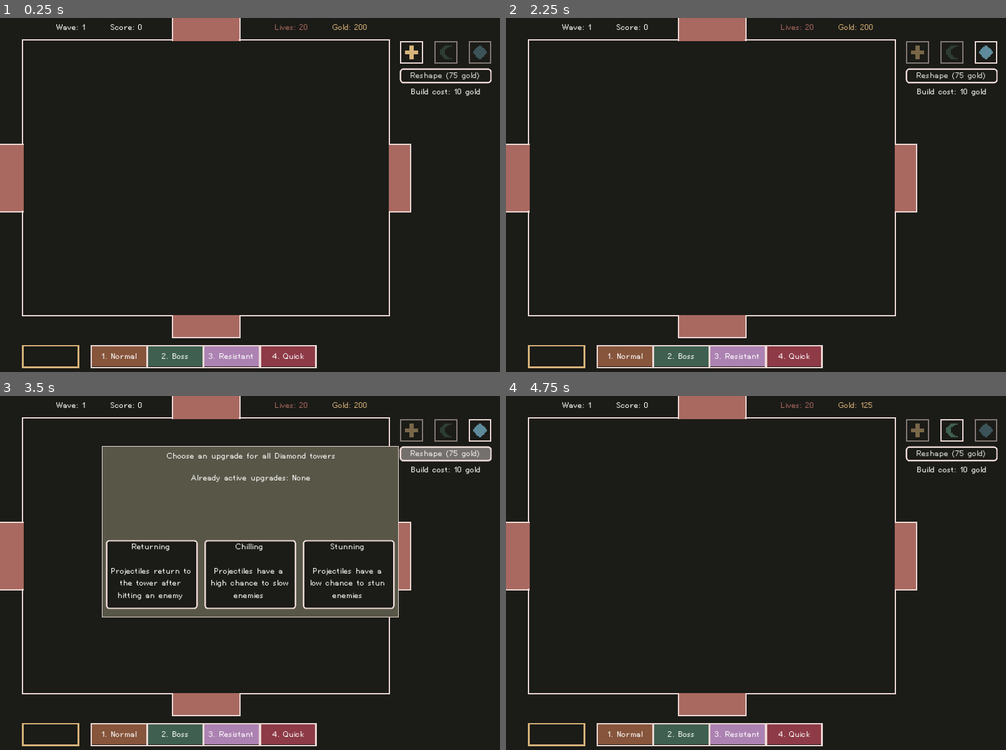
Above: before the commit, frames 1-4 (two rows, left to right).
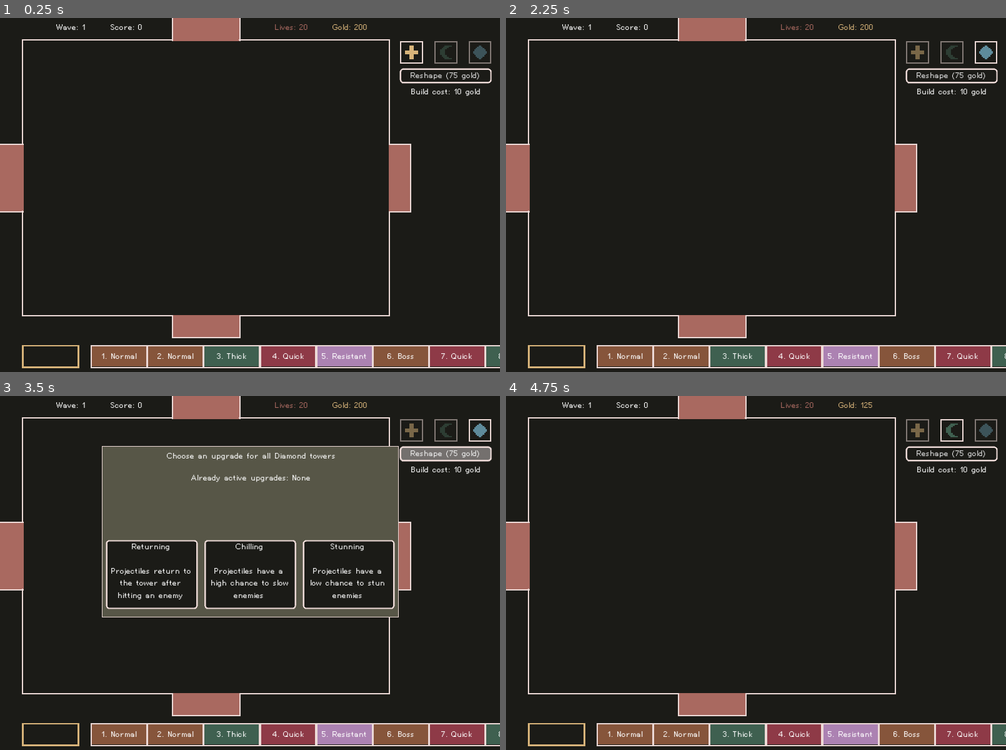
Above: after the commit, the same moments.

Repository: nolenroyalty/ReShape-TD
Game: Godot game, scene res://Main.tscn
Same seed, same stepped clock (60 frames per second), same inputs: the game is played once before the commit and once after it.
Inputs (mouse positions are in pixels of both pictures, inside the frame that each line leads up to):
- Up to frame 1 (0.25 s): no input
- Up to frame 2 (2.25 s): click (951, 53) at 0.5 s; click (916, 53) at 1.25 s; click (986, 53) at 2 s
- Up to frame 3 (3.5 s): click "Reshape (75 gold)" at 2.75 s
- Up to frame 4 (4.75 s): click "Chilling Projectiles have a h…" at 3.5 s; click (951, 431) at 4.25 s

The runs differ from the first frame. In frame 1, 3.6% of the frame differs, in the area x 29-100%, y 92-99%; in frame 2, 3.6%; in frame 3, 3.6%; in frame 4, 3.6%.

Commit message:
oh my god we have a video game

Diff:
--- a/Main.gd
+++ b/Main.gd
@@ -6,6 +6,7 @@
 onready var battlefield = $Battlefield
 onready var upgrade_selector = $ReshapeUpgradeSelector
 onready var individual_viewer = $IndividualViewer
+onready var wave_display = $WaveDisplay
 
 enum S { RUNNING, IN_MENU }
 
@@ -70,6 +71,8 @@
 	upgrade_selector.set_shape(shape)
 	battlefield.set_shape(shape)
 
+
+var started = false
 func handle_keypress__running(_delta):
 	if Input.is_action_just_pressed("select_tower_1"):
 		set_shape(C.SHAPE.CROSS)
@@ -77,6 +80,12 @@
 		set_shape(C.SHAPE.CRESCENT)
 	if Input.is_action_just_pressed("select_tower_3"):
 		set_shape(C.SHAPE.DIAMOND)
+	if Input.is_action_just_pressed("send_wave"):
+		if not started:
+			wave_display.start()
+			started = true
+		else:
+			wave_display.advance_immediately()
 	if State.debug and Input.is_action_just_pressed("DEBUG_GIVE_GOLD"):
 		State.add_gold(1000)
 
@@ -85,6 +94,16 @@
 		S.RUNNING: handle_keypress__running(delta)
 		S.IN_MENU: pass
 
+func handle_wave_started(number, kind, is_boss):
+	var level = (number / 5) + 1
+	battlefield.spawn_wave(kind, level, is_boss)
+
+func handle_final_wave_sent():
+	assert(true == false, "TODO: handle final wave sent")
+
+func handle_timer_updated(time):
+	pass
+
 # Called when the node enters the scene tree for the first time.
 func _ready():
 	set_shape(C.SHAPE.CROSS)
@@ -92,4 +111,8 @@
 	upgrade_selector.connect("selected", self, "set_shape")
 	battlefield.connect("selected_tower", self, "show_individual_tower")
 	battlefield.connect("selected_creep", self, "show_individual_creep")
+	wave_display.connect("wave_started", self, "handle_wave_started")
+	wave_display.connect("final_wave_sent", self, "handle_final_wave_sent")
+	wave_display.connect("timer_updated", self, "handle_timer_updated")
+
 	VisualServer.set_default_clear_color(C.BLACK)
--- a/battlefield/Battlefield.gd
+++ b/battlefield/Battlefield.gd
@@ -167,6 +167,27 @@
 	for _i in range(count):
 		spawn_queue.append([creep, level])
 
+func spawn_wave(kind, level, is_boss):
+	var count = 5
+	if is_boss: count = 1
+	var CreepClass = null
+
+	match kind:
+		C.CREEP_KIND.NORMAL:
+			if is_boss: CreepClass = NormalBoss
+			else: CreepClass = Normal
+		C.CREEP_KIND.THICK:
+			if is_boss: CreepClass = ThickBoss
+			else: CreepClass = Thick
+		C.CREEP_KIND.QUICK:
+			if is_boss: CreepClass = QuickBoss
+			else: CreepClass = Quick
+		C.CREEP_KIND.RESISTANT:
+			if is_boss: CreepClass = ResistBoss
+			else: CreepClass = Resist
+
+	add_to_spawn_queue(CreepClass, count, level)
+
 func handle_keypresses__playing(_delta):
 	if Input.is_action_just_pressed("DEBUG_SPAWN_WAVES"):
 		add_to_spawn_queue(QuickBoss, 1, 2)
--- a/project.godot
+++ b/project.godot
@@ -104,6 +104,11 @@
 "events": [ Object(InputEventKey,"resource_local_to_scene":false,"resource_name":"","device":0,"alt":false,"shift":false,"control":false,"meta":false,"command":false,"pressed":false,"scancode":51,"physical_scancode":0,"unicode":0,"echo":false,"script":null)
  ]
 }
+send_wave={
+"deadzone": 0.5,
+"events": [ Object(InputEventKey,"resource_local_to_scene":false,"resource_name":"","device":0,"alt":false,"shift":false,"control":false,"meta":false,"command":false,"pressed":false,"scancode":78,"physical_scancode":0,"unicode":0,"echo":false,"script":null)
+ ]
+}
 DEBUG_REFRESH_RANGE={
 "deadzone": 0.5,
 "events": [ Object(InputEventKey,"resource_local_to_scene":false,"resource_name":"","device":0,"alt":false,"shift":false,"control":false,"meta":false,"command":false,"pressed":false,"scancode":88,"physical_scancode":0,"unicode":0,"echo":false,"script":null)
@@ -136,7 +141,7 @@
 }
 DEBUG_ADVANCE={
 "deadzone": 0.5,
-"events": [ Object(InputEventKey,"resource_local_to_scene":false,"resource_name":"","device":0,"alt":false,"shift":false,"control":false,"meta":false,"command":false,"pressed":false,"scancode":78,"physical_scancode":0,"unicode":0,"echo":false,"script":null)
+"events": [ Object(InputEventKey,"resource_local_to_scene":false,"resource_name":"","device":0,"alt":false,"shift":false,"control":true,"meta":false,"command":true,"pressed":false,"scancode":47,"physical_scancode":0,"unicode":0,"echo":false,"script":null)
  ]
 }
 DEBUG_START={
--- a/ui/WaveCard.gd
+++ b/ui/WaveCard.gd
@@ -21,7 +21,6 @@
 			C.CREEP_KIND.RESISTANT: label.text = prefix + "Resistant"
 
 func init(kind, number, is_boss):
-	print("init %s %d" % [self, number])
 	set_color(kind)
 	set_text(kind, number, is_boss)
 
--- a/ui/WaveDisplay.gd
+++ b/ui/WaveDisplay.gd
@@ -1,7 +1,7 @@
 extends Node2D
 
 signal final_wave_sent
-signal wave_started(kind, is_boss)
+signal wave_started(number, kind, is_boss)
 signal timer_updated(amount)
 
 const FULL_TIMER = 25
@@ -14,6 +14,7 @@
 var timer_amount = FULL_TIMER
 var wave_number = 0
 var waves = []
+var bonus_from_wave_skipping = 0
 
 func final_offset_for_this_wave():
 	# Cards have 1 px of overlap
@@ -23,7 +24,7 @@
 	var wave = waves[number]
 	print("Wave %s started (kind: %s)" % [number, C.creep_name(wave[0])])
 
-	emit_signal("wave_started", wave[0], wave[1])
+	emit_signal("wave_started", number, wave[0], wave[1])
 	if wave_number + 1 >= len(waves):
 		emit_signal("final_wave_sent")
 
@@ -38,6 +39,11 @@
 	emit_signal("timer_updated", timer_amount)
 
 func advance_immediately():
+	if wave_number != 0:
+		var bonus = timer_amount * 3
+		bonus_from_wave_skipping += bonus
+		State.add_score(bonus)
+
 	if advance_tween.is_active():
 		advance_tween.stop_all()
 
@@ -76,19 +82,46 @@
 	wave_timer.start(1)
 
 func _process(_delta):
-	if Input.is_action_just_pressed("DEBUG_START"):
+	if State.debug and Input.is_action_just_pressed("DEBUG_START"):
 		start()
-	if Input.is_action_just_pressed("DEBUG_ADVANCE"):
+	if State.debug and Input.is_action_just_pressed("DEBUG_ADVANCE"):
 		advance_immediately()
+
+var n = C.CREEP_KIND.NORMAL
+var t = C.CREEP_KIND.THICK
+var r = C.CREEP_KIND.RESISTANT
+var q = C.CREEP_KIND.QUICK
+
+var all_waves = [
+	[ n, false],
+	[ n, false],
+	[ t, false],
+	[ q, false],
+	[ r, false],
+	[ n, true],
+	[ q, false],
+	[ t, false],
+	[ r, false],
+	[ q, true],
+	[ t, false],
+	[ n, false],
+	[ n, false],
+	[ r, true],
+	[ n, true],
+	[ t, false],
+	[ q, false],
+	[ r, false],
+	[ q, true],
+	[ t, true],
+	[ r, true],
+	[ n, true],
+	[ q, true],
+	[ t, true],
+	[ r, true],
+	[ n, true],
+]
 
 # Called when the node enters the scene tree for the first time.
 func _ready():
-	var w = [ [ C.CREEP_KIND.NORMAL, false], [ C.CREEP_KIND.THICK, true], [C.CREEP_KIND.RESISTANT, false], [C.CREEP_KIND.QUICK, false]]
-	init(w)
+	init(all_waves)
 	var _ignore = wave_timer.connect("timeout", self, "handle_tick")
-	pass # Replace with function body.
-
-
-# Called every frame. 'delta' is the elapsed time since the previous frame.
-#func _process(delta):
-#	pass
